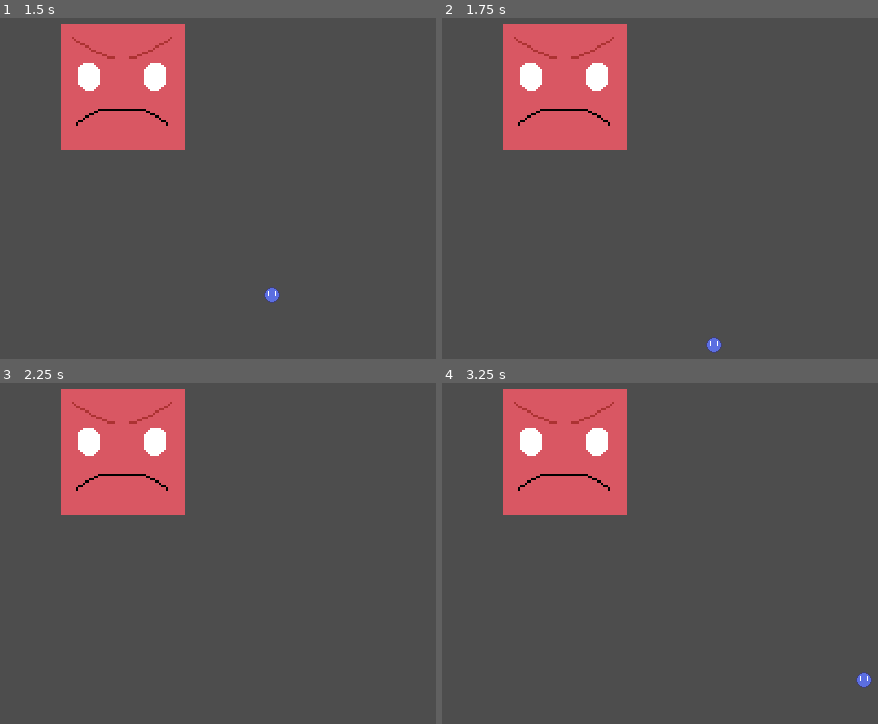
Above: before the commit, frames 1-4 (two rows, left to right).
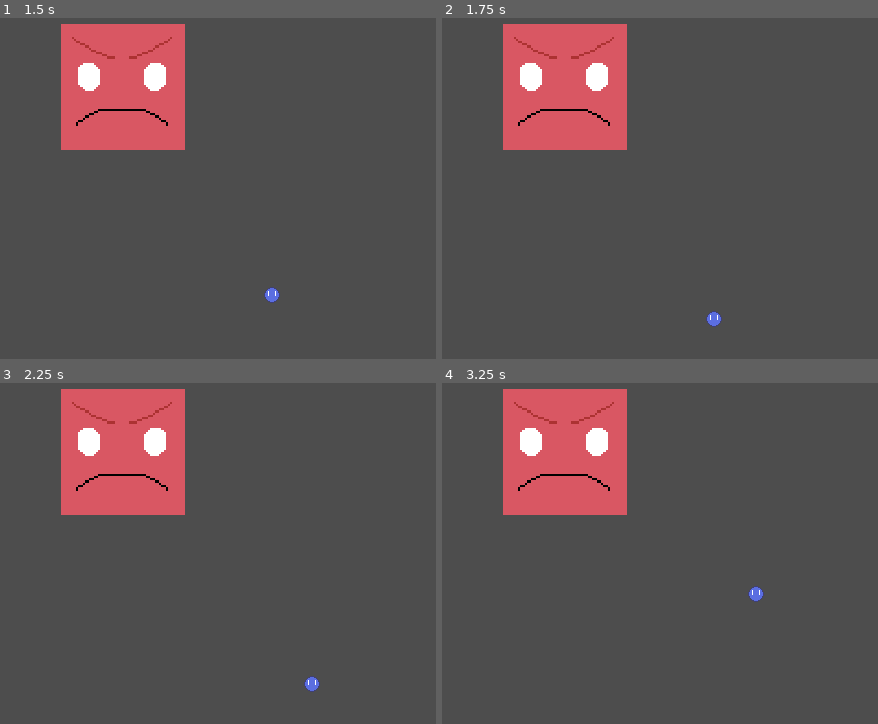
Above: after the commit, the same moments.

Repository: theloosygoose/new_battle_mechanics
Game: Godot game, scene res://battle_scene/battle_scene.tscn
Same seed, same stepped clock (60 frames per second), same inputs: the game is played once before the commit and once after it.
Inputs:
- Up to frame 1 (1.5 s): tap Enter at 0.5 s; hold D (move_right) 0.53-1.28 s; hold S (move_down) from 1.28 s (still down)
- Up to frame 2 (1.75 s): keep holding S (move_down)
- Up to frame 3 (2.25 s): tap Space at 2 s; release S (move_down) at 2.03 s; hold D (move_right) from 2.03 s (still down)
- Up to frame 4 (3.25 s): tap Enter at 2.75 s; release D (move_right) at 2.78 s; hold W (move_up) from 2.78 s (still down)

Frame 1 is identical in both runs. In frame 2, 0.3% of the frame differs, in the area x 60-65%, y 85-99%; in frame 3, 0.1%; in frame 4, 0.3%.

Commit message:
Collisions are smoother and better because I love god and he loves me

Diff:
--- a/battle_scene/action_space/ActionArea.gd
+++ b/battle_scene/action_space/ActionArea.gd
@@ -8,10 +8,10 @@
 
 var _collision_polygon: CollisionPolygon2D
 
-var current_bounds_dict: Dictionary
+var bounds: Dictionary
 
 
-signal bounds_changed
+signal bounds_changed(new_bounds: Dictionary)
 
 func _ready() -> void:
 	init_get_polygon()
@@ -29,8 +29,7 @@
 
 func update_current_bounds() -> void:
 	current_bounds = _collision_polygon.polygon
-	bounds_positions()
-	bounds_changed.emit()
+	bounds_changed.emit(bounds_positions())
 
 func init_get_polygon() -> void:
 	var child := $CollisionPolygon2D
@@ -48,13 +47,13 @@
 		var y: float = position_vector.y
 
 		if x >= 0:
-			dict["Right"] = x
+			dict["right"] = x
 		else:
-			dict["Left"] = x
+			dict["left"] = x
 		if y >= 0:
-			dict["Upper"] = y
+			dict["upper"] = y
 		else:
-			dict["Lower"] = y
+			dict["lower"] = y
 
 	print_rich(dict)
 
--- /dev/null
+++ b/battle_scene/action_space/CollisionPolygon2D.gd
@@ -0,0 +1,7 @@
+class_name PolyGod
+extends CollisionPolygon2D
+
+var ref_polygon:PackedVector2Array = polygon
+
+func _init() -> void:
+    print(ref_polygon)
--- a/battle_scene/battle_scene.tscn
+++ b/battle_scene/battle_scene.tscn
@@ -23,23 +23,19 @@
 curve = SubResource("Curve2D_1ksbc")
 
 [node name="ActionArea" type="Area2D" parent="."]
+position = Vector2(320, 256)
 script = ExtResource("1_qmgk5")
 
 [node name="CollisionPolygon2D" type="CollisionPolygon2D" parent="ActionArea"]
-position = Vector2(320, 256)
 build_mode = 1
 polygon = PackedVector2Array(-192, -64, 192, -64, 192, 64, -192, 64)
 
 [node name="TileMap" type="TileMap" parent="ActionArea"]
-position = Vector2(320, 256)
 format = 2
 
-[node name="Player" type="CharacterBody2D" parent="ActionArea" node_paths=PackedStringArray("action_area")]
-position = Vector2(320, 256)
+[node name="Player" type="Area2D" parent="ActionArea"]
 collision_priority = 2.0
-motion_mode = 1
 script = ExtResource("2_4tn0p")
-action_area = NodePath("..")
 character_resource = ExtResource("3_w43na")
 
 [node name="Sprite2D" type="Sprite2D" parent="ActionArea/Player"]
@@ -59,3 +55,5 @@
 [node name="Sprite2D" type="Sprite2D" parent="Enemy"]
 scale = Vector2(2.19, 2.19)
 texture = ExtResource("1_3ngkb")
+
+[connection signal="bounds_changed" from="ActionArea" to="ActionArea/Player" method="_on_action_area_bounds_changed"]
--- a/battle_scene/player/Player.gd
+++ b/battle_scene/player/Player.gd
@@ -1,13 +1,11 @@
-extends CharacterBody2D
+extends Area2D
 class_name Player
 
-
-@export var action_area: ActionArea
 @export var character_resource: CharacterResource
 
 @onready var speed: float = character_resource.speed
 
-@onready var bounds_vectors: Dictionary = action_area.current_bounds_dict
+var bounds: Dictionary
 
 func _ready() -> void:
 	for child in get_children():
@@ -17,9 +15,13 @@
 
 func _physics_process(delta: float) -> void:
 	var direction: Vector2 = get_direction()
-	velocity = direction * speed
+	var velocity: Vector2 = direction * speed
 
-	move_and_collide(velocity * delta)
+	var new_position: Vector2 = position + (velocity * delta)
+	new_position.x  = clamp(new_position.x, bounds.get("left"), bounds.get("right"))
+	new_position.y  = clamp(new_position.y, bounds.get("lower"), bounds.get("upper"))
+
+	position = new_position
 
 func get_direction() -> Vector2:
 	var direction:Vector2 = Vector2.ZERO
@@ -34,3 +36,9 @@
 		direction.x += 1
 
 	return direction.normalized()
+
+
+func _on_action_area_bounds_changed(new_bounds: Dictionary) -> void:
+	bounds = new_bounds
+	print_debug("FROM PLAYER")
+	print_rich(bounds)
